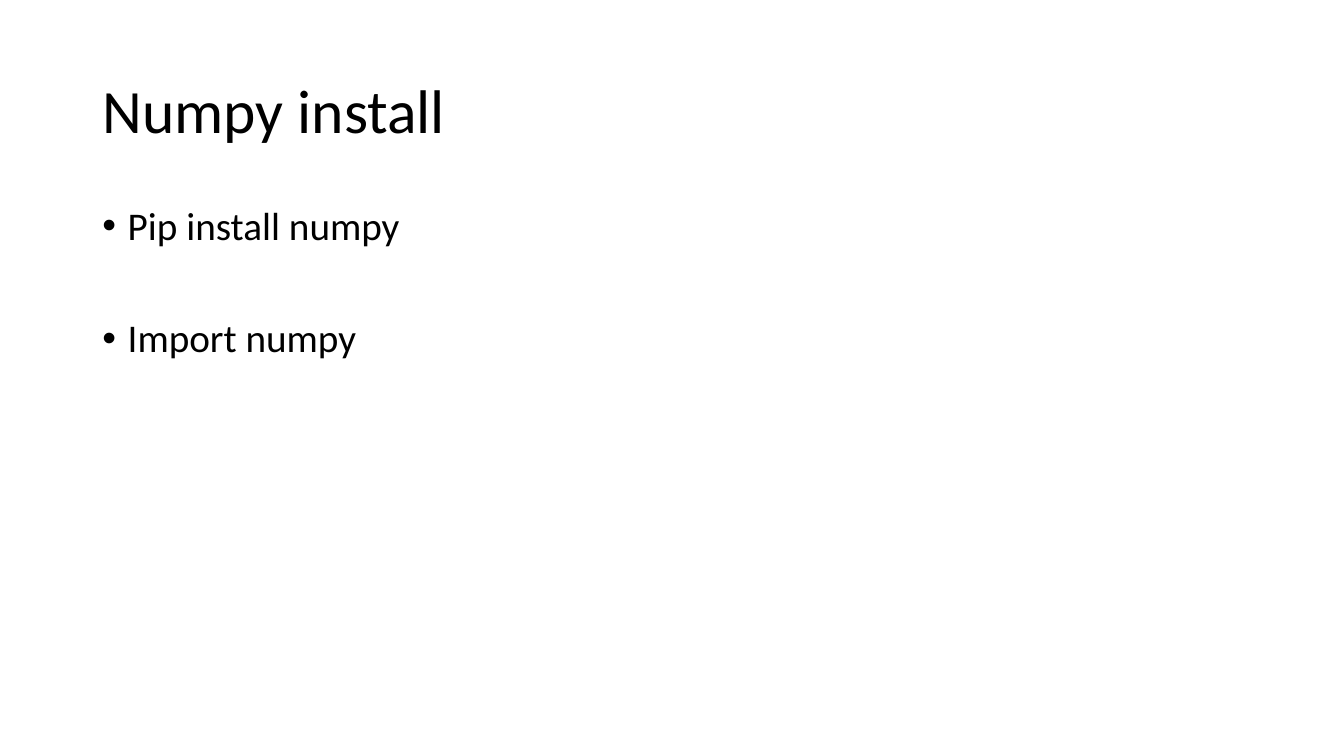
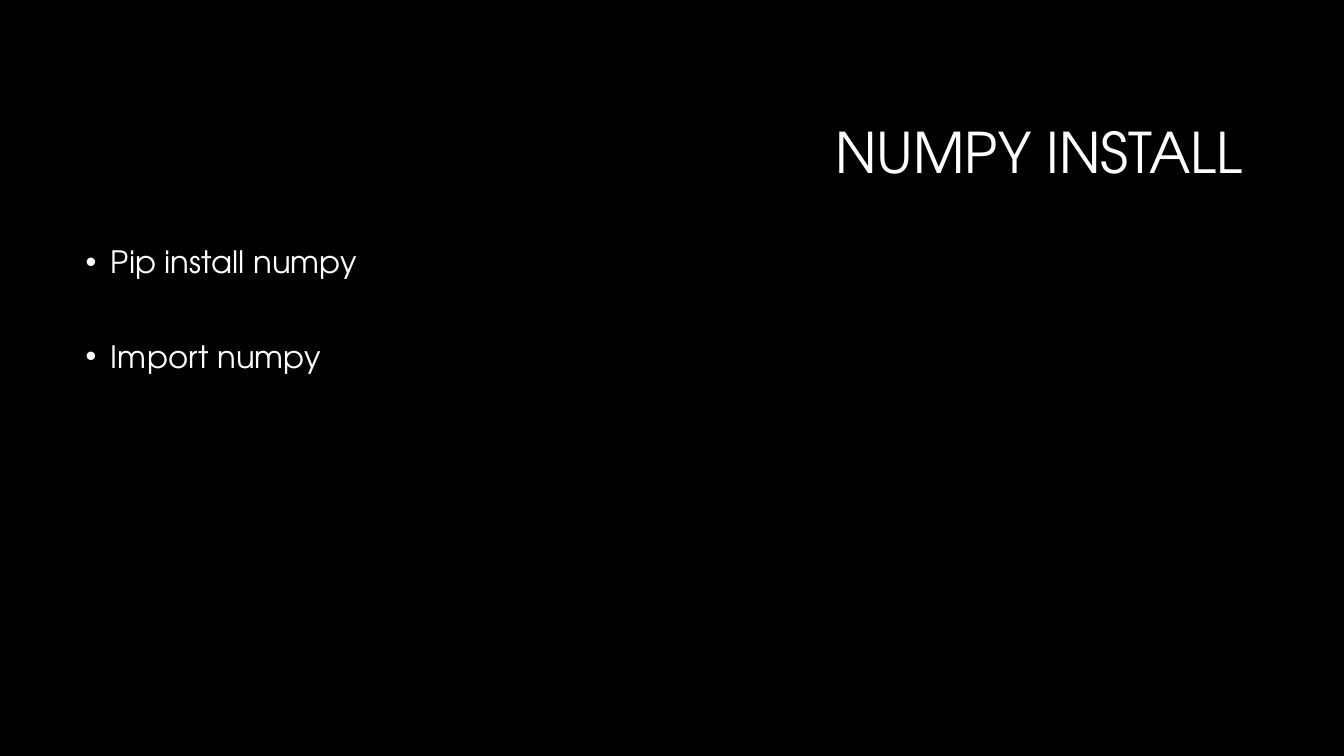
Before and after one commit to LuyangYin1/Python-for-everyone, a slide deck: slide 9 of Class-2/Class – 2.pptm. Drawn at 1344x756 pixels with LibreOffice and Linux fonts; fonts in the diff are those of the drawing; background and template pictures are left out. Boxes give left, top, right and bottom in pixels: in the first picture for what was removed or moved away, otherwise in the second. Text is boxed around its words. In the diff, an @@ line names an element or a change of style, - is before the commit and + after.

```diff
--- a/Class-2/Class – 2.pptm
+++ b/Class-2/Class – 2.pptm
@@ background #FFFFFF to #000000 @@
@@ title at [836, 131, 1243, 174]: text changed; size 44 to 40 pt; font Calibri to TeX Gyre Adventor; text colour #000000 to #FFFFFF @@
-Numpy install
+NUMPY INSTALL
@@ text "Pip install numpy": place and size @@
-text "Pip install numpy" at [128, 212, 399, 359]
+text "Pip install numpy" at [111, 250, 356, 374]
@@ text "Pip install numpy" at [111, 250, 356, 374]: size 28 to 22 pt, font Calibri to TeX Gyre Adventor, text colour #000000 to #FFFFFF @@
```
Also in this commit, not shown: 15 other slides changed, 1 slide added, 1 slide removed.
